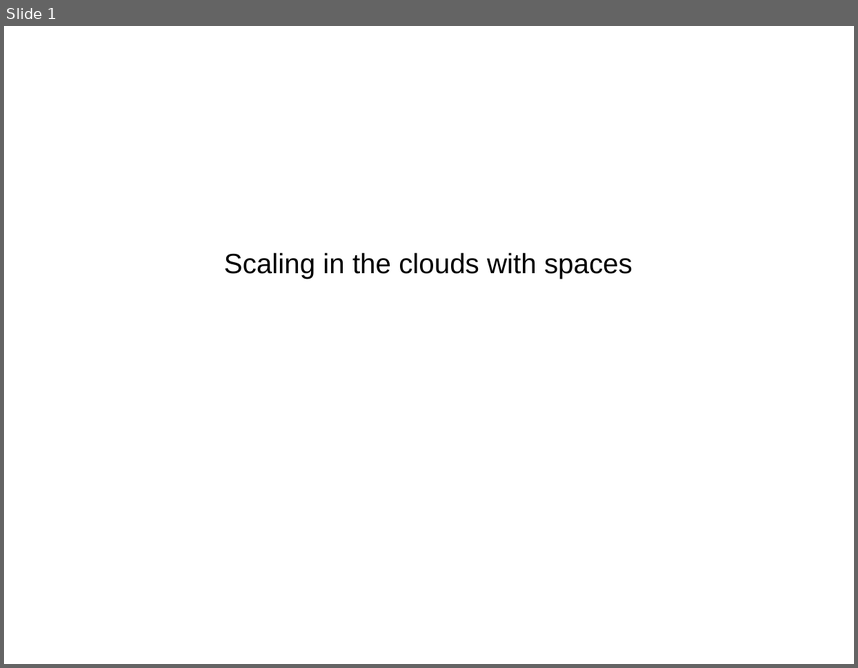
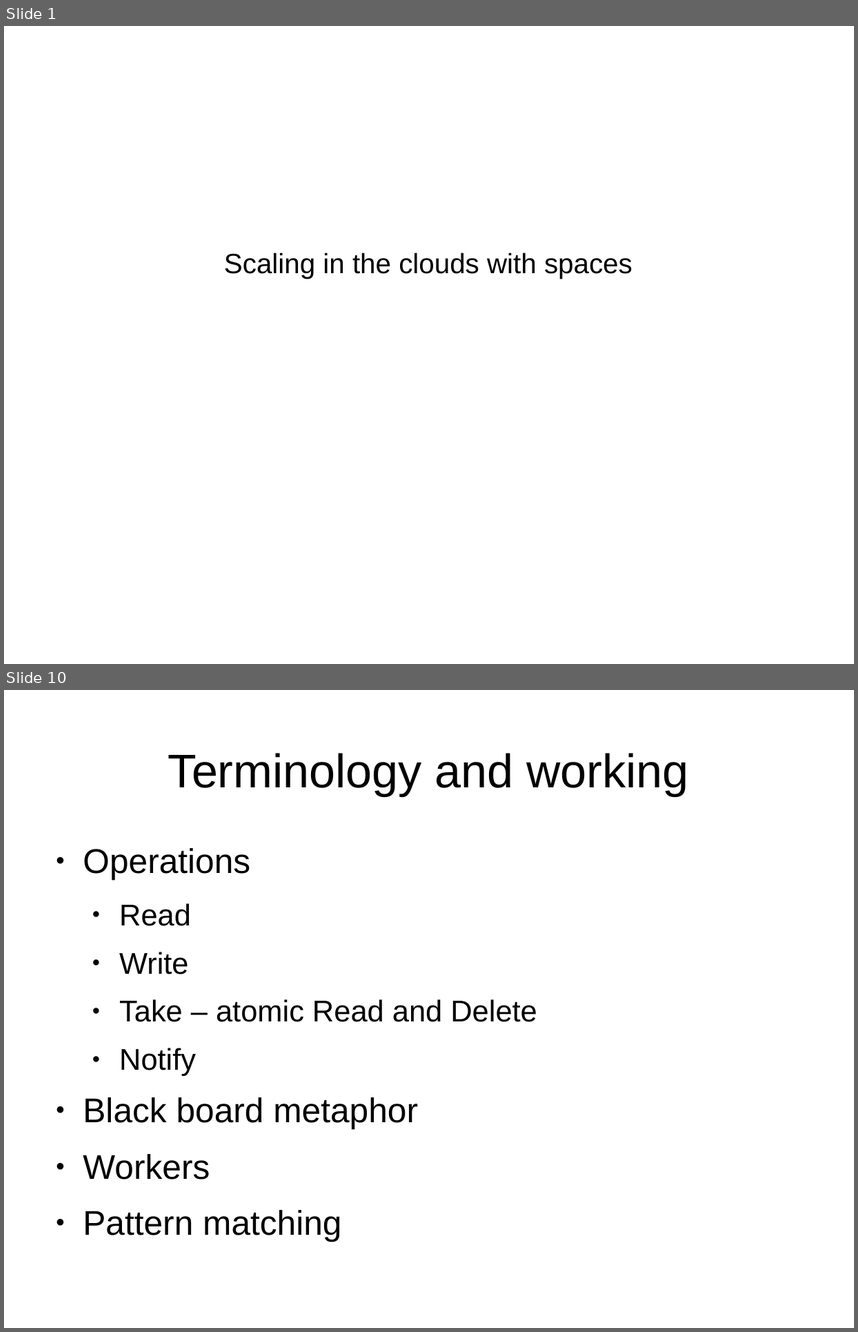
Before and after one commit to harikrishnan83/slides-and-code, a slide deck: Scaling_In_The_Clouds_With_Spaces.odp. Shown one above the other, each under a label of ours: slide 1 before the commit, slides 1 and 10 after it; the slides between them are not shown. The pictures are 858x668 and 858x1332 pixels, drawn with LibreOffice and Linux fonts; fonts in the diff are those of the drawing. Boxes give left, top, right and bottom in pixels: in the first picture for what was removed or moved away, otherwise in the second. Text is boxed around its words. In the diff, an @@ line names an element or a change of style, - is before the commit and + after.

```diff
--- a/Scaling_In_The_Clouds_With_Spaces.odp
+++ b/Scaling_In_The_Clouds_With_Spaces.odp
@@ slide 10 added at <box>4,690,854,1328</box>, background #FFFFFF @@
@@ title added at <box>168,753,689,796</box>, 44 pt, text #000000 @@
+Terminology and working
@@ text added at <box>83,848,537,1241</box>, 32 pt, text #000000 @@
+● Operations
+  ● Read
+  ● Write
+  ● Take – atomic Read and Delete
+  ● Notify
+● Black board metaphor
+● Workers
+● Pattern matching
```
Also in this commit, not shown: 8 other slides added, 1 other file.
